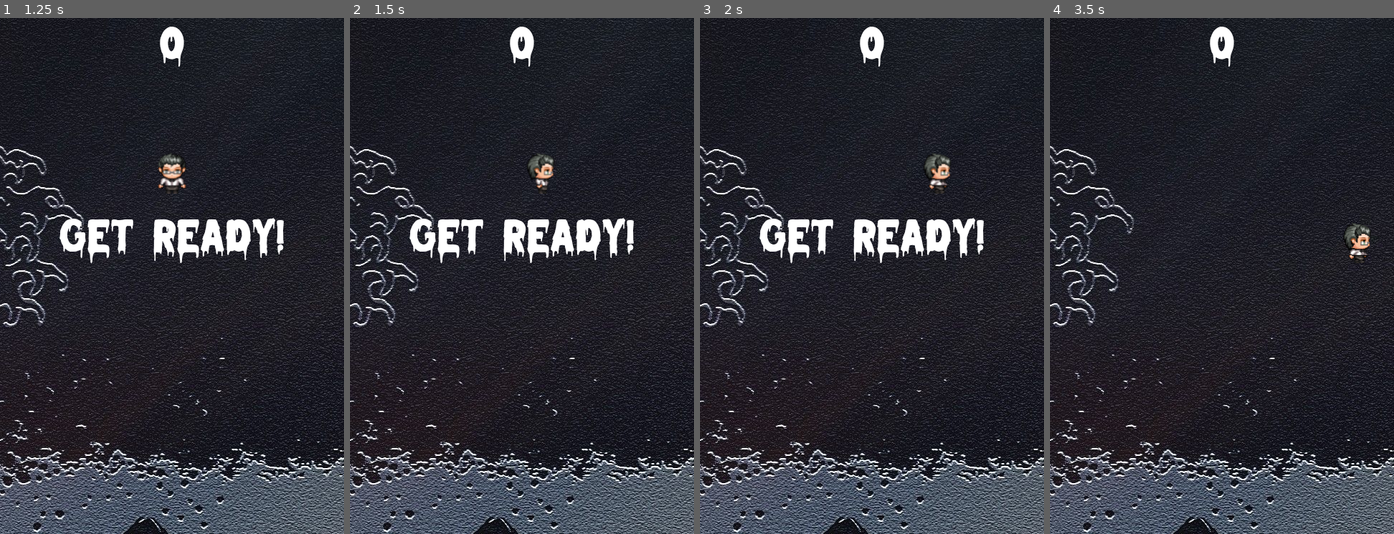
Above: before the commit, frames 1-4 (left to right).
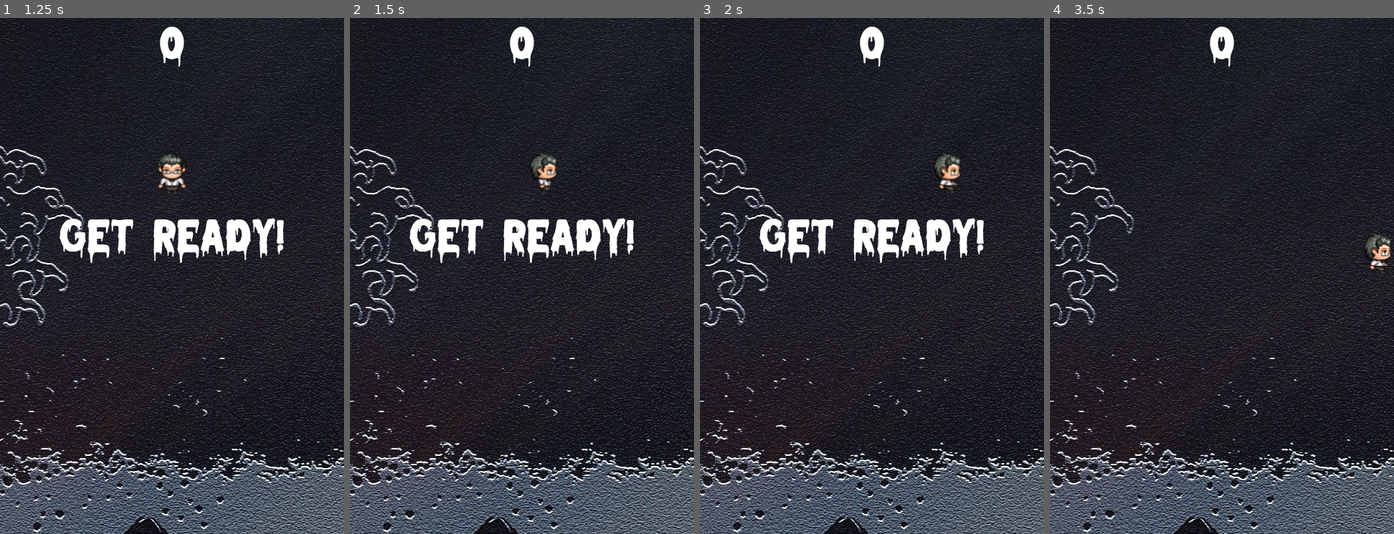
Above: after the commit, the same moments.

Repository: sumx86/Dodge-The-Creeps-tutorial
Game: Godot game, scene res://Main.tscn
Same seed, same stepped clock (60 frames per second), same inputs: the game is played once before the commit and once after it.
Inputs:
- Up to frame 1 (1.25 s): click "Start" at 0.5 s
- Up to frame 2 (1.5 s): tap Enter (start_game) at 1.25, 1.35 s; hold Right from 1.28 s (still down)
- Up to frame 3 (2 s): keep holding Right
- Up to frame 4 (3.5 s): release Right at 2.03 s; hold Down 2.03-2.78 s; tap Enter (start_game) at 2.1, 2.85 s; hold Right from 2.78 s (still down)

Frame 1 is identical in both runs. In frame 2, 0.3% of the frame differs, in the area x 51-60%, y 26-35%; in frame 3, 0.5%; in frame 4, 0.7%, in the area x 85-100%, y 39-50%.

Commit message:
Add files via upload

Diff:
--- a/dodge-the-creeps/Player.gd
+++ b/dodge-the-creeps/Player.gd
@@ -2,14 +2,14 @@
 
 signal hit
 
-export var speed = 130
+export var speed = 150
 var screen_size
+var locked_mode
+var direction = Vector2.ZERO
+
 var _animation
-var lockedMode
-var direction
-var new_direction
-var velocity = Vector2.ZERO
 var frames
+var initial_frame_index = 0
 
 var last_key
 var keys: Array = []
@@ -19,7 +19,7 @@
 # Called when the node enters the scene tree for the first time.
 func _ready():
 	self.hide()
-	self.lockedMode = true
+	self.locked_mode = true
 	self.screen_size = get_viewport_rect().size
 	self.frames = $AnimatedSprite.frames
 
@@ -29,47 +29,59 @@
 	$AnimatedSprite.animation = animation
 	$AnimatedSprite.set_frame(0)
 	self.show();
-	self.lockedMode = false
+	self.locked_mode = false
 	$CollisionShape2D.disabled = false
 
+# The idea here is to get the last key pushed to the array and use it as a direction input
 func _unhandled_input(event):
 	if event is InputEventKey:
 		if event.scancode == KEY_DOWN or event.scancode == KEY_UP or event.scancode == KEY_LEFT or event.scancode == KEY_RIGHT:
 			if event.pressed:
 				if !self.keys.has(event.scancode):
 					self.keys.push_back(event.scancode)
+					$AnimatedSprite.set_frame(self.initial_frame_index)
 			else:
 				if self.keys.has(event.scancode):
 					self.keys.pop_at(self.keys.find(event.scancode, 0))
 
 func _process(delta):
-	self.velocity = Vector2.ZERO
+	self.direction = Vector2.ZERO
+	if not self.locked_mode:
+		self.process_player_movement(delta)
+	else:
+		$AnimatedSprite.stop()
+		$AnimatedSprite.set_frame(self.initial_frame_index)
+
+
+func process_player_movement(delta):
 	if self.keys.size() > 0:
 		self.last_key = self.keys[-1]
-		if self.last_key == KEY_DOWN:  self.velocity = Vector2(0,  1)
-		if self.last_key == KEY_UP:    self.velocity = Vector2(0, -1)
-		if self.last_key == KEY_LEFT:  self.velocity = Vector2(-1, 0)
-		if self.last_key == KEY_RIGHT: self.velocity = Vector2(1,  0)
+		if self.last_key == KEY_DOWN:  self.direction = Vector2(0,  1)
+		if self.last_key == KEY_UP:    self.direction = Vector2(0, -1)
+		if self.last_key == KEY_LEFT:  self.direction = Vector2(-1, 0)
+		if self.last_key == KEY_RIGHT: self.direction = Vector2(1,  0)
 
-	if self.velocity != Vector2.ZERO:
-		self.process_player_movement()
+	if self.direction != Vector2.ZERO:
+		self.determine_animation()
 		self.move_player(delta)
 	else:
-		$AnimatedSprite.set_frame(0)
+		$AnimatedSprite.set_frame(self.initial_frame_index)
 
-func process_player_movement():
-	match self.velocity:
+
+func determine_animation():
+	match self.direction:
 		Vector2(-1, 0), Vector2(1, 0):
 			$AnimatedSprite.animation = "walkx"
-			$AnimatedSprite.flip_h = self.velocity.x < 0
+			$AnimatedSprite.flip_h = self.direction.x < 0
 		Vector2(0, 1):
 			$AnimatedSprite.animation = "down"
 		Vector2(0, -1):
 			$AnimatedSprite.animation = "up"
 	$AnimatedSprite.play()
 
+
 func move_player(delta: float):
-	self.position += self.velocity * speed * delta
+	self.position += self.direction * speed * delta
 	self.position.x = clamp(self.position.x, 0, self.screen_size.x - (self.frames.get_frame($AnimatedSprite.animation, 0).get_size().x / 2))
 	self.position.y = clamp(self.position.y, 0, self.screen_size.y - (self.frames.get_frame($AnimatedSprite.animation, 0).get_size().y / 2))
 
@@ -80,7 +92,7 @@
 
 
 func get_locked_mode():
-	return self.lockedMode
+	return self.locked_mode
 
 func set_locked_mode(mode: bool):
-	self.lockedMode = mode
+	self.locked_mode = mode
--- a/dodge-the-creeps/Player.tscn
+++ b/dodge-the-creeps/Player.tscn
@@ -16,12 +16,12 @@
 "frames": [ ExtResource( 10 ), ExtResource( 9 ), ExtResource( 7 ) ],
 "loop": true,
 "name": "up",
-"speed": 5.0
+"speed": 4.0
 }, {
 "frames": [ ExtResource( 13 ), ExtResource( 11 ), ExtResource( 6 ) ],
 "loop": true,
 "name": "down",
-"speed": 3.0
+"speed": 4.0
 }, {
 "frames": [ ExtResource( 1 ), ExtResource( 2 ), ExtResource( 12 ) ],
 "loop": true,
